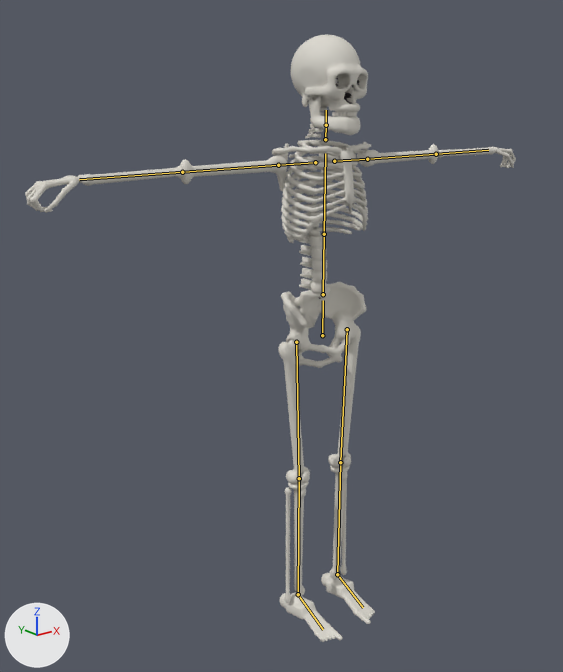
Before and after pictures for a commit that changed the FBX model Assets/Resources/Bodies/Skeleton.fbx.
Rendered twice from a 50 mm camera at (-0.834, -0.932, 0.919) aimed at (-0.071, 0.022, 0.537). The lights are fixed; the arrows at lower left show +X, +Y and +Z. The first picture is the older version. The bones that change, and the others that lie on the model, are drawn over the model as lines.

Names of what the first picture shows: 'SkeletonMesh'.
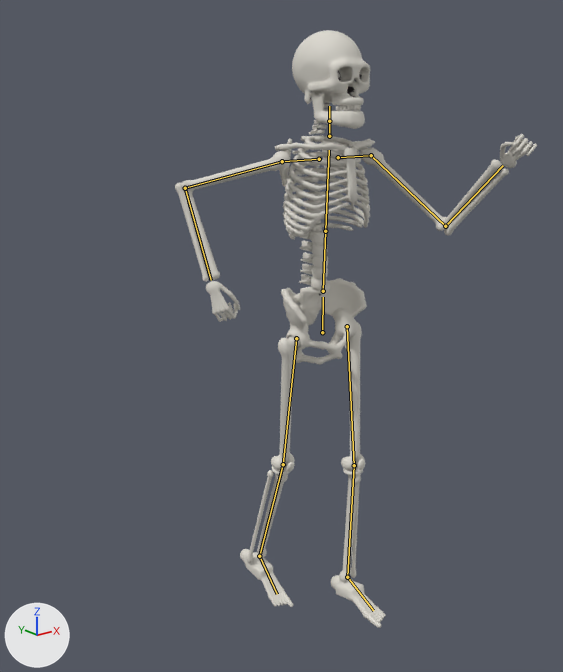
The newer file adds an action. The first version stands in its rest pose; the second is drawn at frame 6 of the action 'Skeleton|Challenge'.

What differs and where, as boxes [x1, y1, x2, y2] in the pictures (563 x 672 px):
'SkeletonMesh', posed (26% narrower)
    before: [25, 35, 516, 642]
    after: [175, 30, 537, 628]
bone 'Hips', root to tip
    before: (322, 335) to (323, 300)
    after: (322, 332) to (323, 297)
bone 'Spine', root to tip
    before: (323, 294) to (324, 234)
    after: (323, 291) to (325, 231)
bone 'Neck', root to tip
    before: (325, 139) to (326, 125)
    after: (329, 136) to (329, 121)
bone 'Head', root to tip
    before: (326, 125) to (326, 110)
    after: (329, 121) to (329, 106)
bone 'LeftUpperArm', root to tip
    before: (367, 159) to (436, 154)
    after: (371, 155) to (445, 226)
bone 'LeftLowerArm', root to tip
    before: (436, 154) to (488, 150)
    after: (445, 226) to (503, 165)
bone 'RightUpperArm', root to tip
    before: (278, 165) to (182, 172)
    after: (282, 161) to (185, 188)
bone 'RightLowerArm', root to tip
    before: (182, 172) to (79, 179)
    after: (185, 188) to (211, 280)
bone 'LeftUpperLeg', root to tip
    before: (347, 329) to (340, 462)
    after: (347, 326) to (354, 465)
bone 'LeftLowerLeg', root to tip
    before: (340, 462) to (337, 574)
    after: (354, 465) to (347, 577)
bone 'RightUpperLeg', root to tip
    before: (296, 342) to (299, 478)
    after: (296, 338) to (283, 464)
bone 'RightLowerLeg', root to tip
    before: (299, 478) to (298, 594)
    after: (283, 464) to (259, 556)

Edits to the bpy script that builds the scene:
```text
Change bone_hips:
    where bone_hips = bpy.data.objects['Skeleton'].pose.bones['Hips']
    bone_hips.location: (0.0, 0.0, 0.0) -> (0.0, 0.006, 0.0)
Change bone_spine:
    where bone_spine = bpy.data.objects['Skeleton'].pose.bones['Spine']  # child of 'Hips'
    bone_spine.rotation_quaternion: (1.0, 0.0, 0.0, 0.0) -> (1.0, 0.017, 0.0, 0.0)  # degrees (0, 0, 0) -> degrees (2, 0, 0)
Change bone_neck:
    where bone_neck = bpy.data.objects['Skeleton'].pose.bones['Neck']  # child of 'Chest'
    bone_neck.rotation_quaternion: (1.0, 0.0, 0.0, 0.0) -> (1.0, -0.014, 0.0, 0.0)  # degrees (0, 0, 0) -> degrees (-2, 0, 0)
Change bone_head:
    where bone_head = bpy.data.objects['Skeleton'].pose.bones['Head']  # child of 'Neck'
    bone_head.rotation_quaternion: (1.0, 0.0, 0.0, 0.0) -> (0.999, -0.035, 0.0, 0.0)  # degrees (0, 0, 0) -> degrees (-4, 0, 0)
Change bone_leftupperarm:
    where bone_leftupperarm = bpy.data.objects['Skeleton'].pose.bones['LeftUpperArm']  # child of 'LeftShoulder'
    bone_leftupperarm.rotation_quaternion: (1.0, 0.0, 0.0, 0.0) -> (0.809, -0.467, -0.31, -0.179)  # degrees (0, 0, 0) -> degrees (-60, -42, 0)
Change bone_leftlowerarm:
    where bone_leftlowerarm = bpy.data.objects['Skeleton'].pose.bones['LeftLowerArm']  # child of 'LeftUpperArm'
    bone_leftlowerarm.rotation_quaternion: (1.0, 0.0, 0.0, 0.0) -> (0.676, 0.0, 0.0, -0.737)  # degrees (0, 0, 0) -> degrees (0, 0, -95)
Change bone_rightupperarm:
    where bone_rightupperarm = bpy.data.objects['Skeleton'].pose.bones['RightUpperArm']  # child of 'RightShoulder'
    bone_rightupperarm.rotation_quaternion: (1.0, 0.0, 0.0, 0.0) -> (0.709, -0.41, -0.497, -0.287)  # degrees (0, 0, 0) -> degrees (-60, -70, 0)
Change bone_rightlowerarm:
    where bone_rightlowerarm = bpy.data.objects['Skeleton'].pose.bones['RightLowerArm']  # child of 'RightUpperArm'
    bone_rightlowerarm.rotation_quaternion: (1.0, 0.0, 0.0, 0.0) -> (0.676, 0.0, 0.0, 0.737)  # degrees (0, 0, 0) -> degrees (0, 0, 95)
Change bone_leftupperleg:
    where bone_leftupperleg = bpy.data.objects['Skeleton'].pose.bones['LeftUpperLeg']  # child of 'Hips'
    bone_leftupperleg.rotation_quaternion: (1.0, 0.0, 0.0, 0.0) -> (0.998, -0.07, 0.002, 0.002)  # degrees (0, 0, 0) -> degrees (-8, 0, 0)
Change bone_leftlowerleg:
    where bone_leftlowerleg = bpy.data.objects['Skeleton'].pose.bones['LeftLowerLeg']  # child of 'LeftUpperLeg'
    bone_leftlowerleg.rotation_quaternion: (1.0, 0.0, 0.0, 0.0) -> (0.996, 0.087, 0.0, 0.0)  # degrees (0, 0, 0) -> degrees (10, 0, 0)
Change bone_rightupperleg:
    where bone_rightupperleg = bpy.data.objects['Skeleton'].pose.bones['RightUpperLeg']  # child of 'Hips'
    bone_rightupperleg.rotation_quaternion: (1.0, 0.0, 0.0, 0.0) -> (0.996, 0.087, 0.002, 0.002)  # degrees (0, 0, 0) -> degrees (10, 0, 0)
Change bone_rightlowerleg:
    where bone_rightlowerleg = bpy.data.objects['Skeleton'].pose.bones['RightLowerLeg']  # child of 'RightUpperLeg'
    bone_rightlowerleg.rotation_quaternion: (1.0, 0.0, 0.0, 0.0) -> (0.998, 0.07, 0.0, 0.0)  # degrees (0, 0, 0) -> degrees (8, 0, 0)
```
